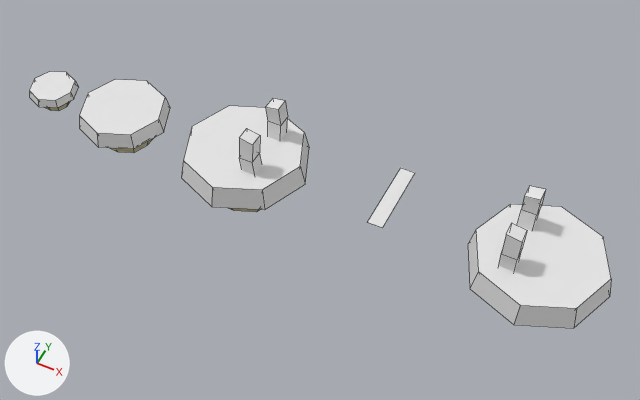
The Blender file project.blend: old version first, new version second.
Before and after are seen from a camera (50 mm lens) standing at (24.36, -21.41, 25.8) and looking at (13.78, -0.26, -0.63). Lighting does not change. The marker at lower left points along +X, +Y and +Z. Mesh edges are drawn as thin lines.

Before the edit, the objects in view are built like this:
```python
me_circle_003 = bpy.data.meshes.new('Circle.003')
me_circle_003.from_pydata(...)  # 40 vertices, 34 faces; spans x -2.71..2.71, y -2.71..2.71, z -2.04..0.61
# faces by material slot: [25, 9]
me_circle_003.materials.append(mat_terra)  # beige #e7ddaa
me_circle_003.materials.append(mat_grama)  # white #e7e7e7
me_circle_004 = bpy.data.meshes.new('Circle.004')
me_circle_004.from_pydata(...)  # 40 vertices, 34 faces; spans x -2.71..2.71, y -2.71..2.71, z -2.04..0.61
# faces by material slot: [25, 9]
me_circle_004.materials.append(mat_terra)  # beige #e7ddaa
me_circle_004.materials.append(mat_grama)  # white #e7e7e7
me_cube = bpy.data.meshes.new('Cube')
me_cube.from_pydata(...)  # 52 vertices, 41 faces; spans x -1.0..37.2, y -2.0..8.8, z -1.0..1.0
ob_cube = bpy.data.objects.new('Cube', me_cube)
ob_cube.location = (11.13, -0.91, 1.4)
ob_cube.scale = (0.291, 0.291, 0.949)
ob_platformbig = bpy.data.objects.new('PlatformBig', me_circle_003)
ob_platformbig.location = (22.6, 0.0, 0.0)
ob_platformbig_001 = bpy.data.objects.new('PlatformBig.001', me_circle_004)
ob_platformbig_001.location = (10.27, 0.0, 0.0)
# also in view: 'PlatformSmall' at (0.48, 0.0, -0.53); 'PlatformMedium' at (4.29, 0.0, -0.63)
```
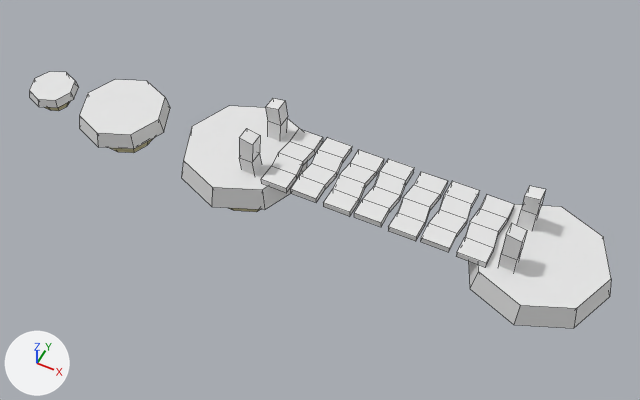
The change, as JSON lines over the scene's bpy script:
```json
{"block": "me_cube", "where": "# used by ob_cube; location = (11.13, -0.91, 1.4); scale = (0.291, 0.291, 0.949)"}
{"op": "remove", "block": "me_cube", "code": "me_cube.from_pydata(...)  # 52 vertices, 41 faces; spans x -1.0..37.2, y -2.0..8.8, z -1.0..1.0"}
{"op": "add", "block": "me_cube", "code": "me_cube.from_pydata(...)  # 258 vertices, 235 faces; spans x -1.0..37.2, y -2.0..8.8, z -1.0..1.0"}
{"block": "me_cube", "change": "me_cube part 1: the loose piece of 4 vertices spanning x 18.0..20.1, y -2.0..8.8, z -0.8 is rebuilt with 30 vertices and now spans x 16.1..20.2, y -2.0..8.8, z -0.8..-0.5"}
{"block": "me_cube", "change": "me_cube part 2: a new loose piece of 30 vertices spanning x 6.9..11.1, y -2.0..8.8, z -0.8..-0.5"}
{"block": "me_cube", "change": "me_cube part 3: a new loose piece of 30 vertices spanning x 11.4..15.5, y -2.0..8.8, z -0.8..-0.6"}
{"block": "me_cube", "change": "me_cube part 4: a new loose piece of 30 vertices spanning x 20.5..24.7, y -2.0..8.8, z -0.8..-0.6"}
{"block": "me_cube", "change": "me_cube part 5: a new loose piece of 30 vertices spanning x 25.2..29.4, y -2.0..8.8, z -0.8..-0.5"}
{"block": "me_cube", "change": "me_cube part 6: a new loose piece of 30 vertices spanning x 29.7..33.9, y -2.0..8.8, z -0.8..-0.6"}
{"block": "me_cube", "change": "me_cube part 7: a new loose piece of 30 vertices spanning x 2.2..6.4, y -2.0..8.8, z -0.8..-0.6"}
```

What differs and where, as boxes (x1, y1, x2, y2) in the pictures (640 x 400 px):
```json
{"part": 1, "of": "me_cube", "change": "rebuilt", "before": [368, 168, 415, 228], "after": [354, 159, 414, 227], "on screen": "27% wider, 13% taller"}
{"part": 2, "of": "me_cube", "change": "added", "after": [291, 137, 352, 203]}
{"part": 3, "of": "me_cube", "change": "added", "after": [323, 150, 384, 217]}
{"part": 4, "of": "me_cube", "change": "added", "after": [388, 172, 447, 241]}
{"part": 5, "of": "me_cube", "change": "added", "after": [421, 181, 479, 252]}
{"part": 6, "of": "me_cube", "change": "added", "after": [456, 194, 514, 267]}
{"part": 7, "of": "me_cube", "change": "added", "after": [261, 129, 323, 193]}
```
